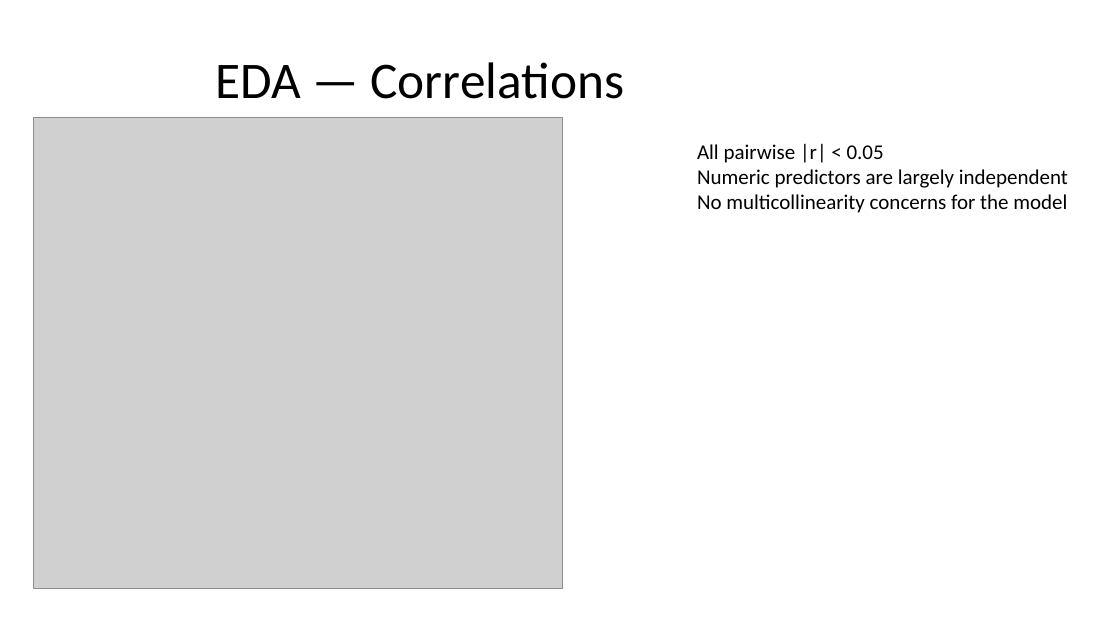
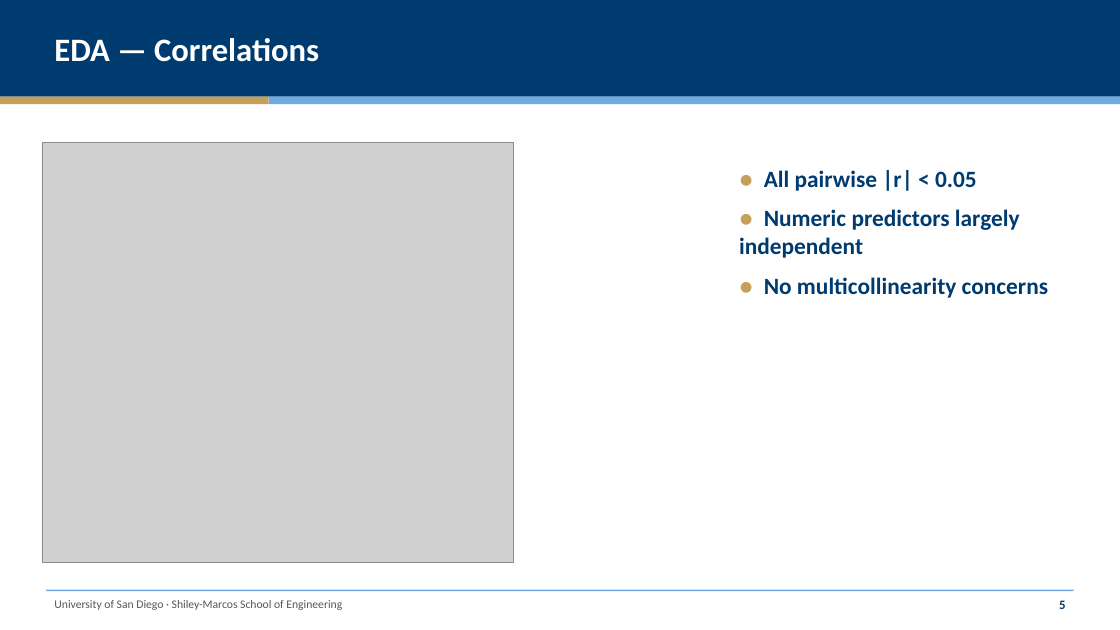
Before and after one commit to gunaphysics/AAI-500-Final-Project, a slide deck: slide 6 of reports/slides.pptx. Drawn at 1120x630 pixels with LibreOffice and Linux fonts; fonts in the diff are those of the drawing; grey boxes stand for pictures. Boxes give left, top, right and bottom in pixels: in the first picture for what was removed or moved away, otherwise in the second. Text is boxed around its words. In the diff, an @@ line names an element or a change of style, - is before the commit and + after.

```diff
--- a/reports/slides.pptx
+++ b/reports/slides.pptx
@@ rectangle added at bbox=[0, 0, 1120, 97], fill #003B70 @@
@@ text "EDA — Correlations": place and size @@
-text "EDA — Correlations" at bbox=[215, 62, 625, 99]
+text "EDA — Correlations" at bbox=[54, 38, 319, 62]
@@ text "EDA — Correlations" at bbox=[54, 38, 319, 62]: size 44 to 28 pt, text colour #000000 to #FFFFFF, bold on; alignment centre to left @@
@@ rectangle added at bbox=[0, 97, 269, 104], fill #C5A059 @@
@@ rectangle added at bbox=[269, 97, 1120, 104], fill #6CACE4 @@
@@ picture: place and size @@
-picture at bbox=[34, 118, 562, 588]
+picture at bbox=[42, 143, 514, 563]
@@ text at bbox=[739, 170, 1048, 298]: text changed; size 18 to 20 pt; text colour #000000 to #003B70; bold on @@
-All pairwise |r| < 0.05
-Numeric predictors are largely independent
-No multicollinearity concerns for the model
+● All pairwise |r| < 0.05
+● Numeric predictors largely independent
+● No multicollinearity concerns
@@ rectangle added at bbox=[46, 590, 1074, 592], fill #6CACE4 @@
@@ text added at bbox=[54, 600, 342, 610], 10 pt, text #54585A @@
+University of San Diego · Shiley-Marcos School of Engineering
@@ text added at bbox=[1059, 600, 1065, 609], 11 pt, text #003B70, bold @@
+5
```
Also in this commit, not shown: 13 other slides changed, 2 other files.
